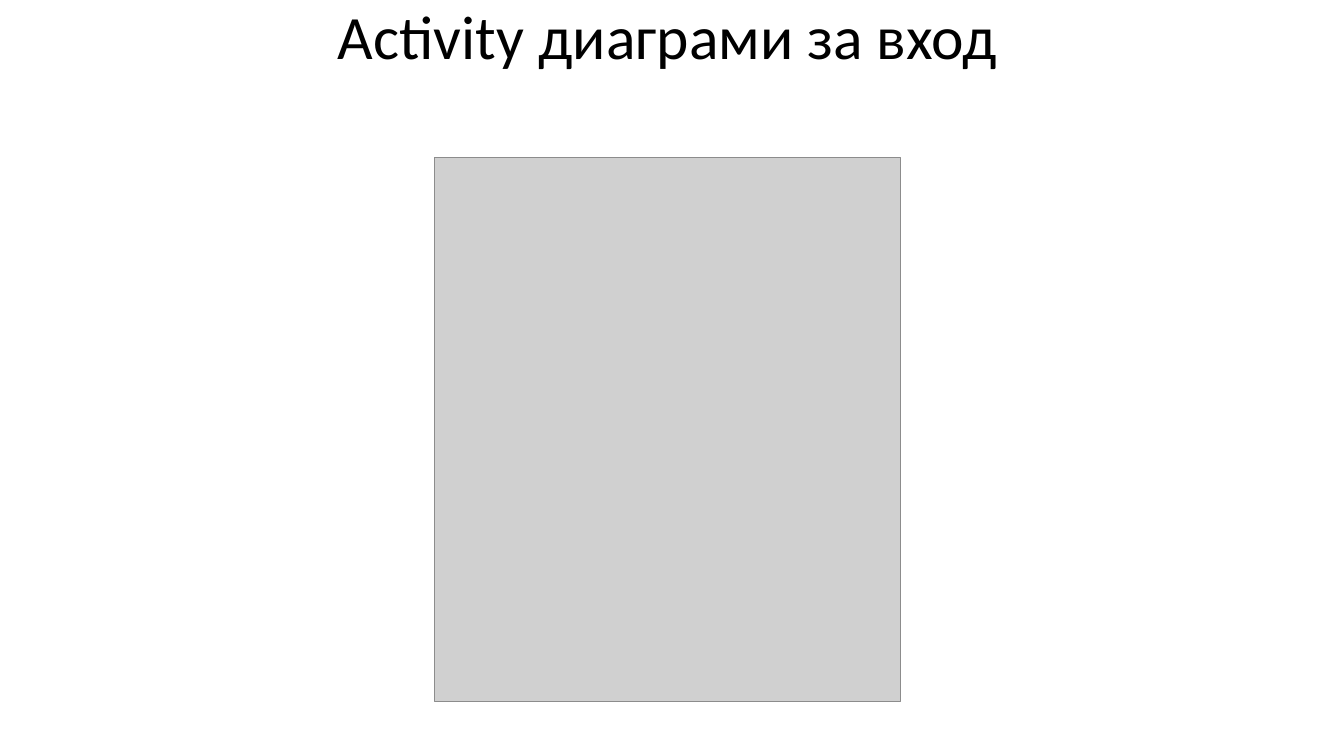
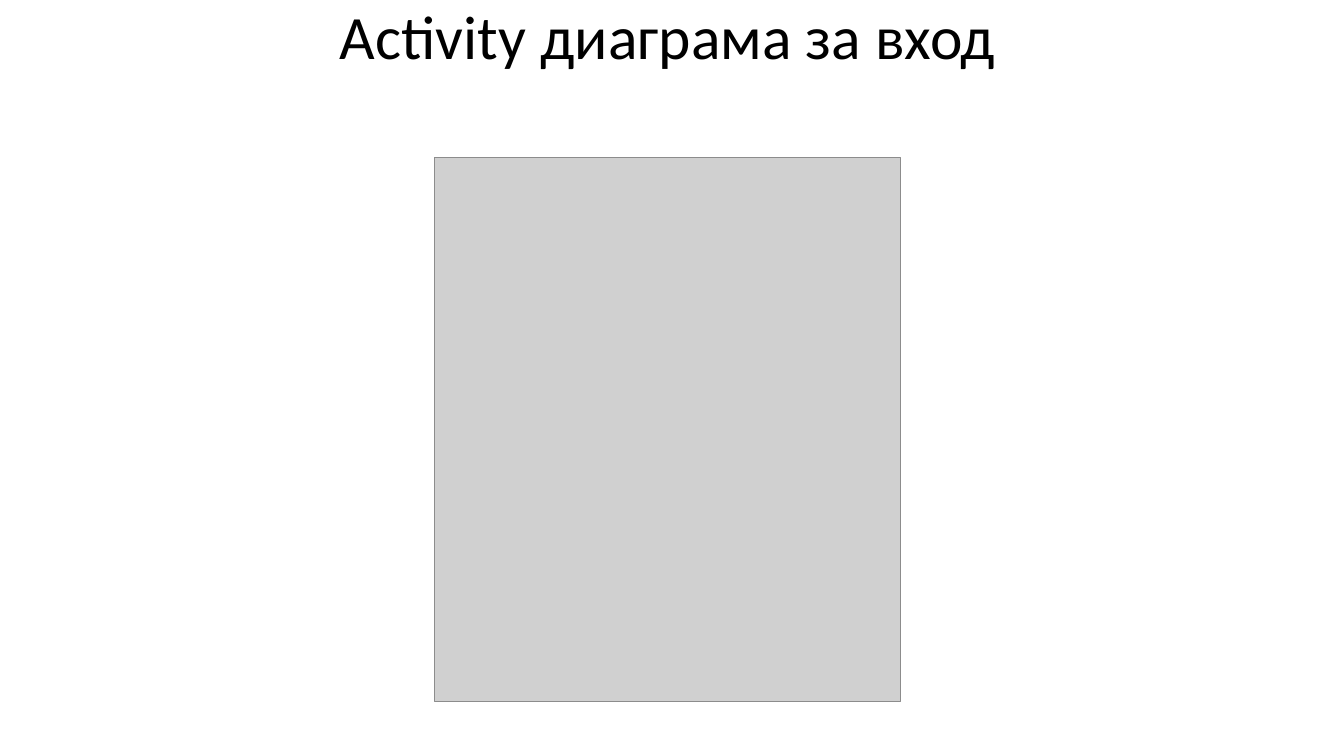
Before and after one commit to softprocess-2019-2020-karmic-koala/project, a slide deck: slide 4 of iteration-3/dev1/Dev1.pptx. Drawn at 1344x756 pixels with LibreOffice and Linux fonts; fonts in the diff are those of the drawing; grey boxes stand for pictures. Boxes give left, top, right and bottom in pixels: in the first picture for what was removed or moved away, otherwise in the second. Text is boxed around its words. In the diff, an @@ line names an element or a change of style, - is before the commit and + after.

```diff
--- a/iteration-3/dev1/Dev1.pptx
+++ b/iteration-3/dev1/Dev1.pptx
@@ title at (340, 16, 995, 69): text changed @@
-Activity диаграми за вход
+Activity диаграма за вход
```
Also in this commit, not shown: 1 other slide changed, 2 other files.
